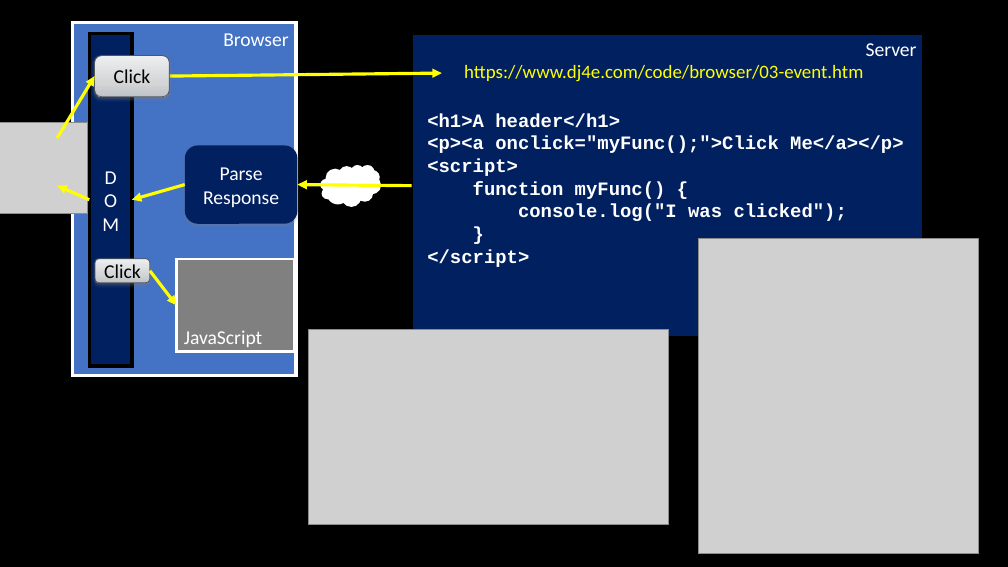
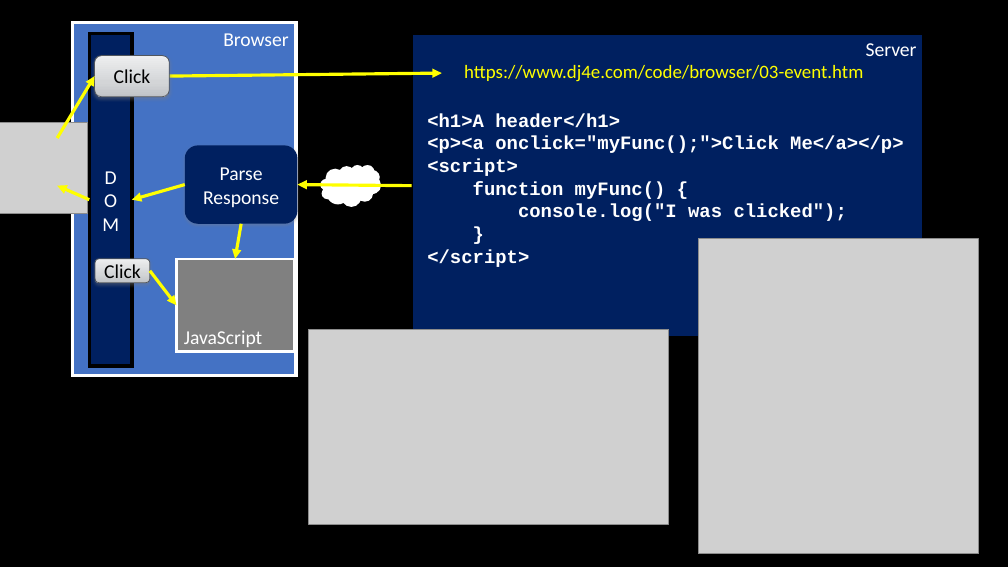
Before and after one commit to csev/dj4e, a slide deck: slide 6 of lectures/JS-03-Browser.pptx. Drawn at 1008x567 pixels with LibreOffice and Linux fonts; fonts in the diff are those of the drawing; grey boxes stand for pictures. Boxes give left, top, right and bottom in pixels: in the first picture for what was removed or moved away, otherwise in the second. Text is boxed around its words. In the diff, an @@ line names an element or a change of style, - is before the commit and + after.

```diff
--- a/lectures/JS-03-Browser.pptx
+++ b/lectures/JS-03-Browser.pptx
@@ arrow added from (241, 224) to (235, 259), #FFFF00 3 pt @@
```
Also in this commit, not shown: 5 other slides changed, 1 slide added, 2 other files.
